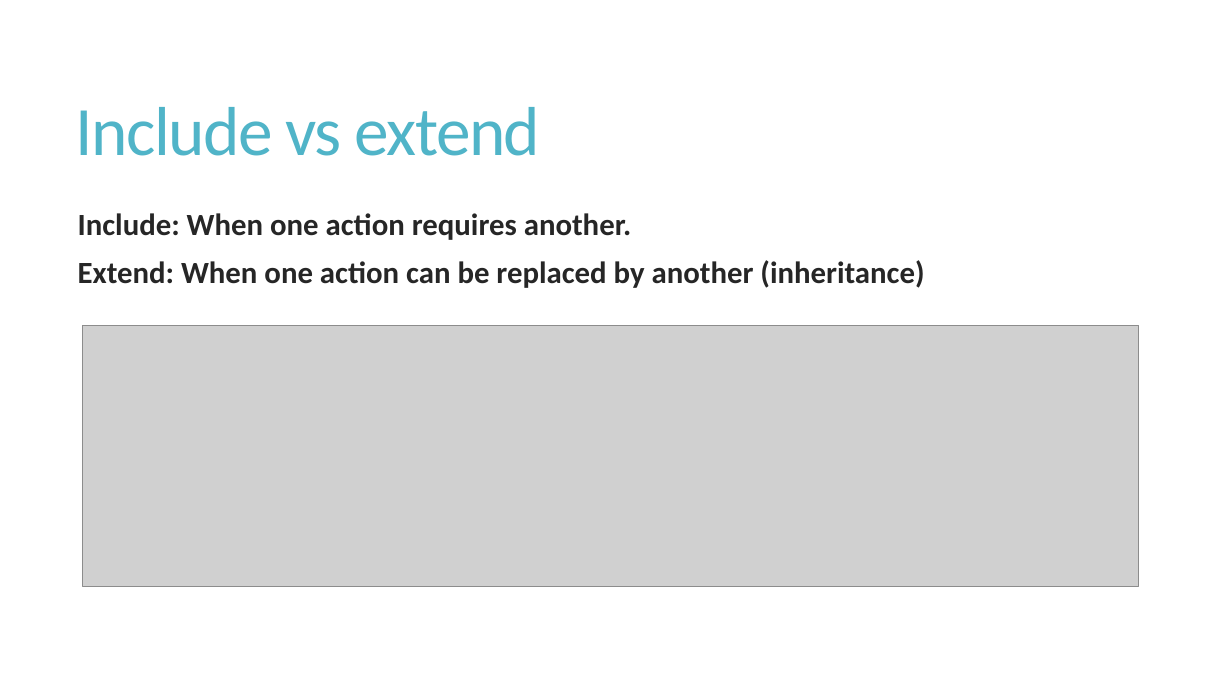
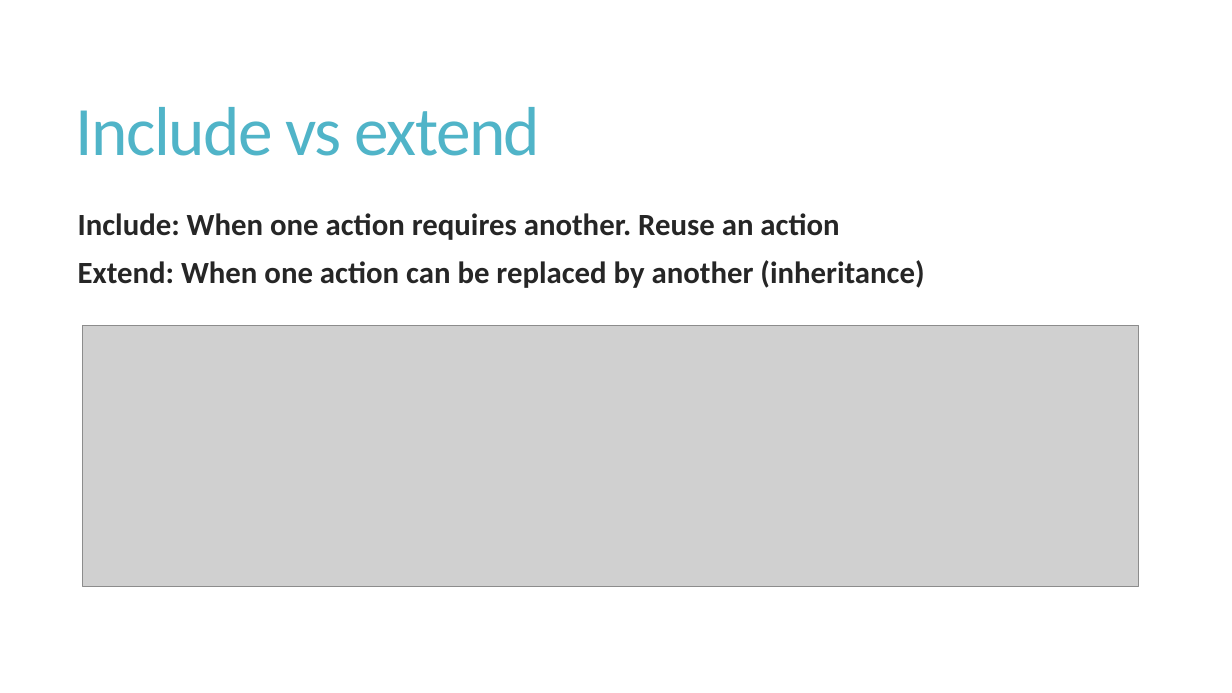
Before and after one commit to shabbir-hussain/ecse321tutW15, a slide deck: slide 12 of 04-RequirementsCont.pptx. Drawn at 1232x693 pixels with LibreOffice and Linux fonts; fonts in the diff are those of the drawing; grey boxes stand for pictures. Boxes give left, top, right and bottom in pixels: in the first picture for what was removed or moved away, otherwise in the second. Text is boxed around its words. In the diff, an @@ line names an element or a change of style, - is before the commit and + after.

```diff
--- a/04-RequirementsCont.pptx
+++ b/04-RequirementsCont.pptx
@@ text at <box>78,213,839,240</box>: text changed @@
-Include: When one action requires another.
+Include: When one action requires another. Reuse an action
```
Also in this commit, not shown: 2 other slides changed, 16 other files.
